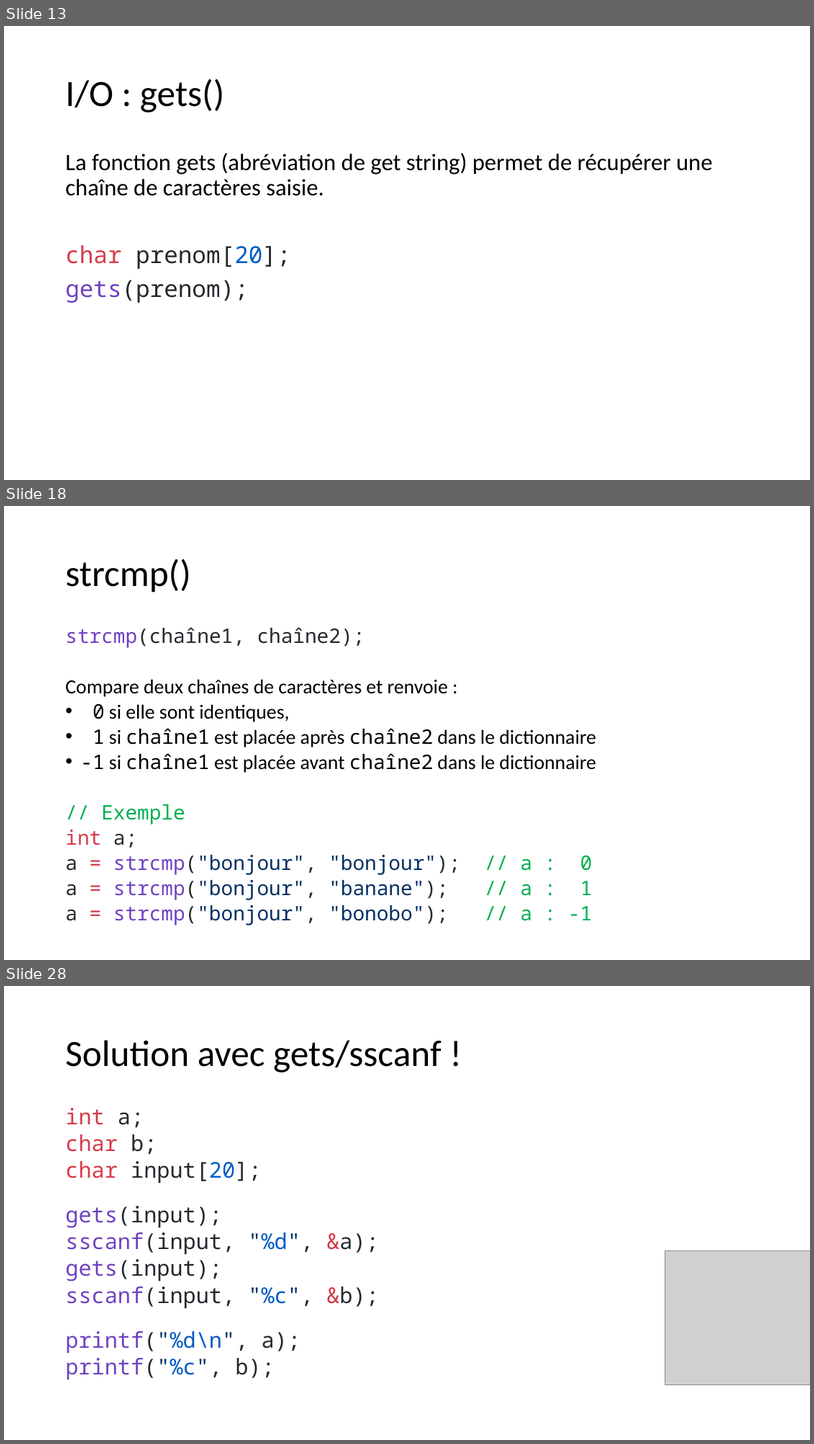
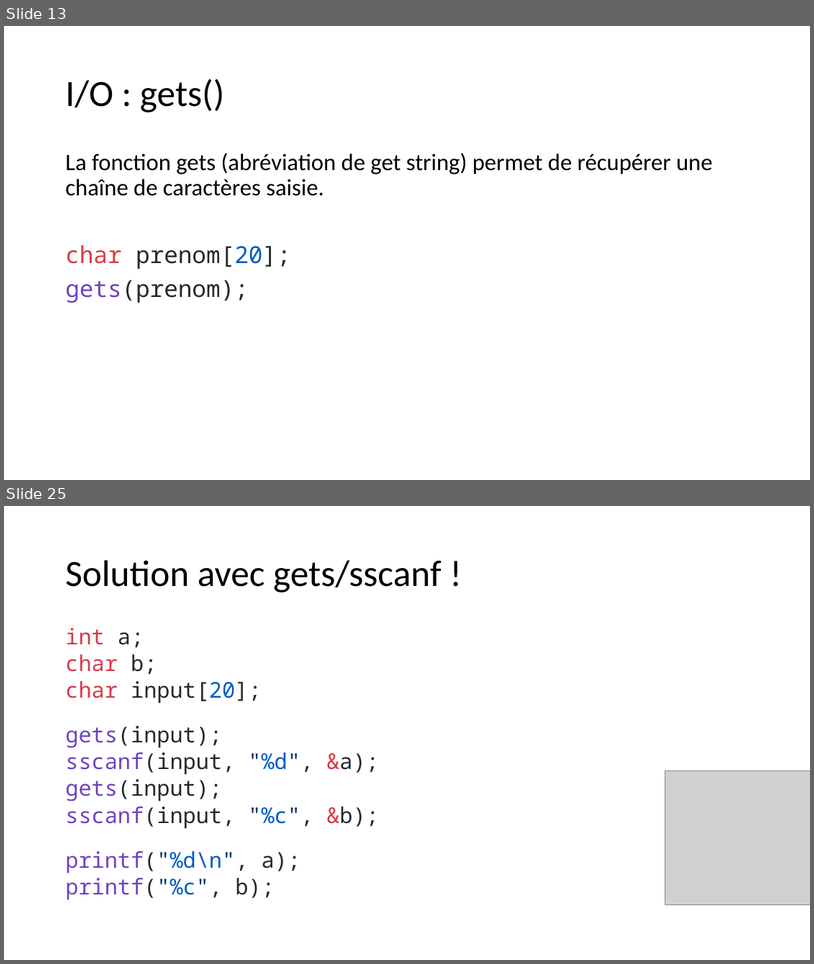
Before and after one commit to Firestorm49/bts-1, a slide deck: 02_C/03_Tableaux/tableaux.pptx. Shown one above the other, each under a label of ours: slides 13, 18 and 28 before the commit, slides 13 and 25 after it; the slides between them are not shown. The pictures are 814x1444 and 814x964 pixels, drawn with LibreOffice and Linux fonts; fonts in the diff are those of the drawing; grey boxes stand for pictures. Boxes give left, top, right and bottom in pixels: in the first picture for what was removed or moved away, otherwise in the second. Text is boxed around its words. In the diff, an @@ line names an element or a change of style, - is before the commit and + after.

```diff
--- a/02_C/03_Tableaux/tableaux.pptx
+++ b/02_C/03_Tableaux/tableaux.pptx
@@ slide 18 removed at [4,506,810,960], background #FFFFFF @@
@@ title removed at [65,559,190,592] @@
-strcmp()
@@ text removed at [65,627,597,925] @@
-strcmp(chaîne1, chaîne2);
-Compare deux chaînes de caractères et renvoie :
-• 0 si elle sont identiques,
-• 1 si chaîne1 est placée après chaîne2 dans le dictionnaire
-• -1 si chaîne1 est placée avant chaîne2 dans le dictionnaire
-// Exemple
-int a;
-a = strcmp("bonjour", "bonjour"); // a : 0
-a = strcmp("bonjour", "banane"); // a : 1
-a = strcmp("bonjour", "bonobo"); // a : -1
@@ what was slide 28 is now slide 25 @@
```
Also in this commit, not shown: 11 slides changed, 4 other slides removed, 28 other files.
